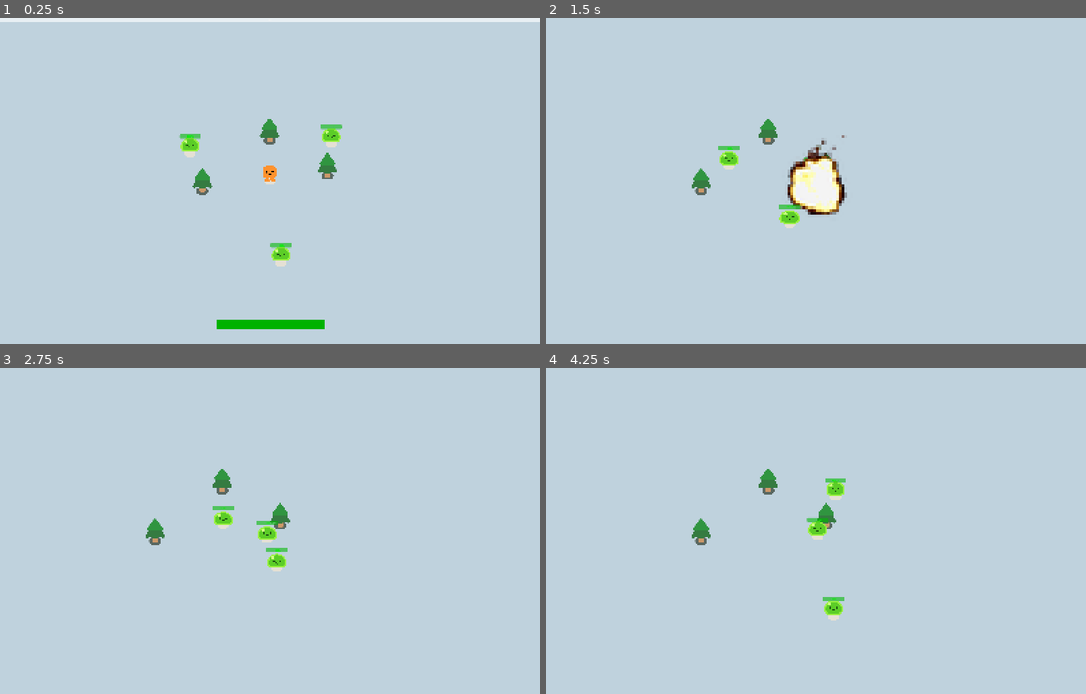
Above: before the commit, frames 1-4 (two rows, left to right).
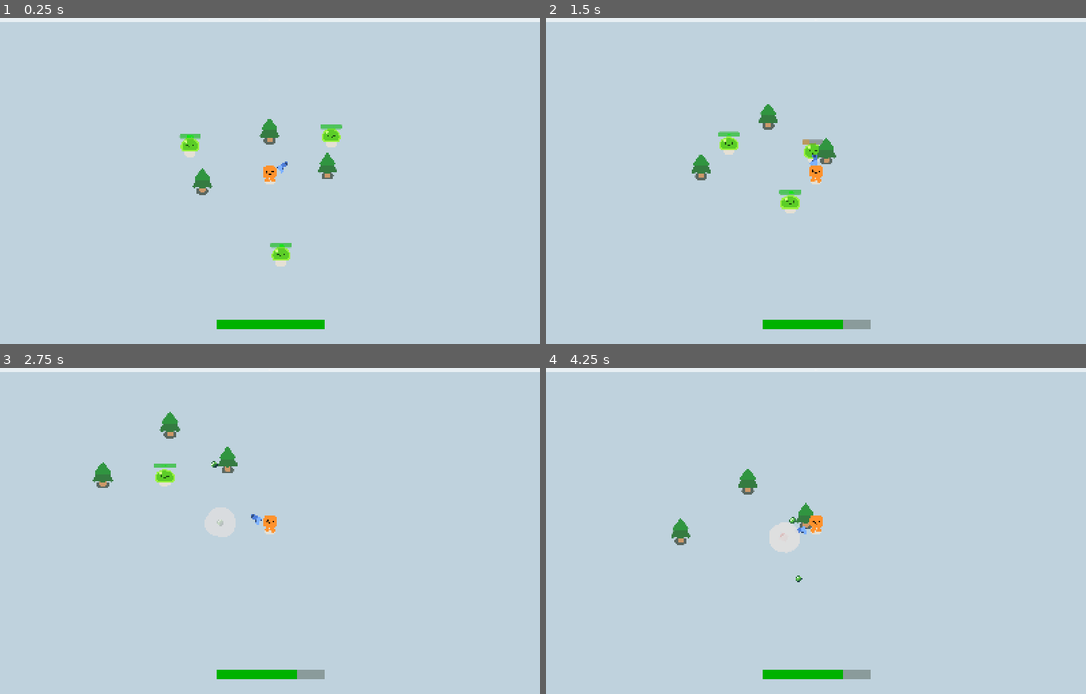
Above: after the commit, the same moments.

Repository: BromarBalkis/LampHireSurvivors
Game: Godot game, scene res://game.tscn
Same seed, same stepped clock (60 frames per second), same inputs: the game is played once before the commit and once after it.
Inputs:
- Up to frame 1 (0.25 s): no input
- Up to frame 2 (1.5 s): hold D (move_right) 0.53-1.28 s; hold S (move_down) from 1.28 s (still down)
- Up to frame 3 (2.75 s): release S (move_down) at 2.03 s; hold D (move_right) from 2.03 s (still down)
- Up to frame 4 (4.25 s): release D (move_right) at 2.78 s; hold W (move_up) 2.78-3.53 s; hold A (move_left) from 3.53 s (still down)

The runs differ from the first frame. In frame 1, less than 0.1% of the frame differs, in the area x 51-54%, y 44-48%; in frame 2, 5.0%, in the area x 0-100%, y 0-96%; in frame 3, 4.0%; in frame 4, 3.9%.

Commit message:
game over screen, player takes damage appropriately now

Diff:
--- a/game.tscn
+++ b/game.tscn
@@ -40,3 +40,5 @@
 
 [node name="SlimeMob3" parent="." instance=ExtResource("3_feb5d")]
 position = Vector2(1234, 295)
+
+[node name="MobContainer" type="Node" parent="." groups=["mob_container"]]
--- a/player.gd
+++ b/player.gd
@@ -71,3 +71,8 @@
 
 			death_explosion.global_position = global_position
 			queue_free()
+
+
+func _on_pickup_area_area_entered(area: Area2D) -> void:
+	if area.collision_layer == 16:
+		area.picking_up = true #for exp orbs exclusively
--- a/player.tscn
+++ b/player.tscn
@@ -1,9 +1,10 @@
-[gd_scene load_steps=9 format=3 uid="uid://c1sx7bic4uhdj"]
+[gd_scene load_steps=11 format=3 uid="uid://c1sx7bic4uhdj"]
 
 [ext_resource type="PackedScene" uid="uid://pbmyh1qru7p" path="res://characters/happy_boo/happy_boo.tscn" id="1_4flbx"]
 [ext_resource type="Script" uid="uid://brvlsv1ci5w12" path="res://player.gd" id="1_onrkg"]
 [ext_resource type="PackedScene" uid="uid://bxfs2i8tlep8q" path="res://scenes/player_ui.tscn" id="4_hqtel"]
 [ext_resource type="PackedScene" uid="uid://bxuqase5mx6iy" path="res://scenes/level_up_screen.tscn" id="5_sweqy"]
+[ext_resource type="PackedScene" uid="uid://du5i8r7jdycua" path="res://gun.tscn" id="6_1jxqw"]
 [ext_resource type="PackedScene" uid="uid://cquooy1bktwwt" path="res://scenes/slicer.tscn" id="6_2hs0m"]
 [ext_resource type="Script" uid="uid://djvk7x82tnead" path="res://scripts/player_hurtbox.gd" id="7_1jxqw"]
 
@@ -11,12 +12,20 @@
 radius = 42.0119
 
 [sub_resource type="CircleShape2D" id="CircleShape2D_dw050"]
-radius = 48.0
+radius = 45.0
+
+[sub_resource type="CircleShape2D" id="CircleShape2D_1jxqw"]
+radius = 112.0
 
 [node name="Player" type="CharacterBody2D" groups=["player"]]
 collision_mask = 2
 script = ExtResource("1_onrkg")
-player_hp = 25.0
+
+[node name="Gun" parent="." instance=ExtResource("6_1jxqw")]
+position = Vector2(0, -32)
+
+[node name="Slicer" parent="." instance=ExtResource("6_2hs0m")]
+visible = false
 
 [node name="HappyBoo" parent="." instance=ExtResource("1_4flbx")]
 
@@ -26,9 +35,6 @@
 
 [node name="Camera2D" type="Camera2D" parent="."]
 zoom = Vector2(0.5, 0.5)
-
-[node name="Slicer" parent="." instance=ExtResource("6_2hs0m")]
-visible = false
 
 [node name="PlayerUI" parent="." instance=ExtResource("4_hqtel")]
 anchors_preset = 0
@@ -57,17 +63,23 @@
 wait_time = 0.5
 one_shot = true
 
-[node name="Hurtbox" type="Area2D" parent="."]
-position = Vector2(0, 16)
-collision_layer = 0
+[node name="Hurtbox" type="ShapeCast2D" parent="."]
+modulate = Color(0.99549717, 0, 0.33348927, 1)
+position = Vector2(0, -24)
+shape = SubResource("CircleShape2D_dw050")
+target_position = Vector2(0, 0)
 collision_mask = 4
 script = ExtResource("7_1jxqw")
 
-[node name="CollisionShape2D" type="CollisionShape2D" parent="Hurtbox"]
-position = Vector2(0, -40)
-shape = SubResource("CircleShape2D_dw050")
-debug_color = Color(0.8457389, 0.3129501, 0.5519731, 0.41960785)
+[node name="PickupArea" type="Area2D" parent="."]
+collision_layer = 0
+collision_mask = 16
 
-[connection signal="body_entered" from="Hurtbox" to="Hurtbox" method="_on_body_entered"]
+[node name="CollisionShape2D" type="CollisionShape2D" parent="PickupArea"]
+position = Vector2(0, -32)
+shape = SubResource("CircleShape2D_1jxqw")
+debug_color = Color(0.6186884, 0.5354303, 0.0053933393, 0.41960785)
+
+[connection signal="area_entered" from="PickupArea" to="." method="_on_pickup_area_area_entered"]
 
 [editable path="PlayerUI"]
--- a/project.godot
+++ b/project.godot
@@ -103,6 +103,7 @@
 player=""
 gun=""
 firing_point="where the bullet come from"
+mob_container=""
 
 [input]
 
@@ -134,6 +135,7 @@
 3d_physics/layer_2="player"
 2d_physics/layer_3="enemy"
 2d_physics/layer_4="PlayerDamage"
+2d_physics/layer_5="exp_orb"
 
 [rendering]
 
--- a/scenes/entities/death_explosion.tscn
+++ b/scenes/entities/death_explosion.tscn
@@ -1,6 +1,8 @@
-[gd_scene load_steps=20 format=3 uid="uid://drpbydtmweqoy"]
+[gd_scene load_steps=27 format=3 uid="uid://drpbydtmweqoy"]
 
 [ext_resource type="Texture2D" uid="uid://cfsnwsr5coagr" path="res://ezgif.com-gif-to-sprite-converter.png" id="1_gb4jk"]
+[ext_resource type="Script" uid="uid://b2lsh6d1xne80" path="res://scripts/game_over_screen.gd" id="2_pv5ck"]
+[ext_resource type="PackedScene" uid="uid://b3u84076due2" path="res://game.tscn" id="3_qlhlw"]
 
 [sub_resource type="AtlasTexture" id="AtlasTexture_pv5ck"]
 atlas = ExtResource("1_gb4jk")
@@ -132,6 +134,48 @@
 "speed": 15.0
 }]
 
+[sub_resource type="LabelSettings" id="LabelSettings_pv5ck"]
+font_size = 236
+
+[sub_resource type="LabelSettings" id="LabelSettings_qlhlw"]
+font_size = 116
+
+[sub_resource type="Animation" id="Animation_qlhlw"]
+resource_name = "fade in"
+tracks/0/type = "value"
+tracks/0/imported = false
+tracks/0/enabled = true
+tracks/0/path = NodePath("CanvasLayer/ColorRect:modulate")
+tracks/0/interp = 1
+tracks/0/loop_wrap = true
+tracks/0/keys = {
+"times": PackedFloat32Array(0, 1),
+"transitions": PackedFloat32Array(1, 1),
+"update": 0,
+"values": [Color(0.44, 0.44, 0.44, 0), Color(1, 1, 1, 1)]
+}
+
+[sub_resource type="Animation" id="Animation_gfskg"]
+length = 0.001
+tracks/0/type = "value"
+tracks/0/imported = false
+tracks/0/enabled = true
+tracks/0/path = NodePath("CanvasLayer/ColorRect:modulate")
+tracks/0/interp = 1
+tracks/0/loop_wrap = true
+tracks/0/keys = {
+"times": PackedFloat32Array(0),
+"transitions": PackedFloat32Array(1),
+"update": 0,
+"values": [Color(1, 1, 1, 1)]
+}
+
+[sub_resource type="AnimationLibrary" id="AnimationLibrary_mavtf"]
+_data = {
+&"RESET": SubResource("Animation_gfskg"),
+&"fade in": SubResource("Animation_qlhlw")
+}
+
 [node name="death_explosion" type="Node2D"]
 
 [node name="AnimatedSprite2D" type="AnimatedSprite2D" parent="."]
@@ -140,3 +184,49 @@
 autoplay = "default"
 frame = 17
 frame_progress = 1.0
+
+[node name="CanvasLayer" type="CanvasLayer" parent="."]
+script = ExtResource("2_pv5ck")
+game_instance = ExtResource("3_qlhlw")
+
+[node name="ColorRect" type="ColorRect" parent="CanvasLayer"]
+self_modulate = Color(0.5251013, 0.5251013, 0.5251013, 1)
+offset_right = 1736.0
+offset_bottom = 1040.0
+color = Color(0.36659494, 0.36659452, 0.36659458, 0.61960787)
+
+[node name="Label" type="Label" parent="CanvasLayer/ColorRect"]
+layout_mode = 0
+offset_left = 328.0
+offset_top = 40.0
+offset_right = 1368.0
+offset_bottom = 363.0
+text = "YOU DED"
+label_settings = SubResource("LabelSettings_pv5ck")
+
+[node name="Label2" type="Label" parent="CanvasLayer/ColorRect"]
+layout_mode = 0
+offset_left = 240.0
+offset_top = 784.0
+offset_right = 1520.0
+offset_bottom = 1107.0
+text = "maybe him skill issue?"
+label_settings = SubResource("LabelSettings_qlhlw")
+
+[node name="Button" type="Button" parent="CanvasLayer/ColorRect"]
+layout_mode = 0
+offset_left = 400.0
+offset_top = 472.0
+offset_right = 1256.0
+offset_bottom = 648.0
+theme_override_font_sizes/font_size = 41
+text = "we go agane"
+autowrap_mode = 2
+
+[node name="AnimationPlayer" type="AnimationPlayer" parent="."]
+libraries = {
+&"": SubResource("AnimationLibrary_mavtf")
+}
+autoplay = "fade in"
+
+[connection signal="pressed" from="CanvasLayer/ColorRect/Button" to="CanvasLayer" method="_on_button_pressed"]
--- a/scenes/entities/xp_orb.tscn
+++ b/scenes/entities/xp_orb.tscn
@@ -6,10 +6,8 @@
 [sub_resource type="CircleShape2D" id="CircleShape2D_uomnj"]
 radius = 8.0
 
-[sub_resource type="CircleShape2D" id="CircleShape2D_3xso5"]
-radius = 118.44408
-
 [node name="XpOrb" type="Area2D"]
+collision_layer = 16
 script = ExtResource("1_uomnj")
 
 [node name="Sprite2D" type="Sprite2D" parent="."]
@@ -20,11 +18,4 @@
 scale = Vector2(3, 3)
 shape = SubResource("CircleShape2D_uomnj")
 
-[node name="SuccArea" type="Area2D" parent="."]
-collision_layer = 0
-
-[node name="CollisionShape2D" type="CollisionShape2D" parent="SuccArea"]
-shape = SubResource("CircleShape2D_3xso5")
-
 [connection signal="body_entered" from="." to="." method="_on_body_entered"]
-[connection signal="body_entered" from="SuccArea" to="." method="_on_succ_area_body_entered"]
--- /dev/null
+++ b/scripts/game_over_screen.gd
@@ -0,0 +1,15 @@
+extends CanvasLayer
+
+
+@export var game_instance: PackedScene
+# Called every frame. 'delta' is the elapsed time since the previous frame.
+#var tween = get_tree().create_tween()
+
+#func _process(delta: float) -> void:
+	##tween.tween_property($ColorRect, "modulate:a", 255, 10)
+	#$ColorRect.self_modulate.a = move_toward(0.5, 1, delta*40)
+	#print($ColorRect.self_modulate.a)
+
+
+func _on_button_pressed() -> void:
+	get_tree().reload_current_scene()
--- a/scripts/mob_spawner.gd
+++ b/scripts/mob_spawner.gd
@@ -13,7 +13,7 @@
 	var fresh_mob = preload("res://slime.tscn").instantiate()
 	$PathFollow2D.progress_ratio = randf()
 	fresh_mob.global_position = $PathFollow2D.global_position
-	get_tree().get_root().add_child.call_deferred(fresh_mob) #so the spawn path can follow the player without moving the fresh slimes with the player
+	get_tree().get_first_node_in_group("mob_container").add_child.call_deferred(fresh_mob) #so the spawn path can follow the player without moving the fresh slimes with the player
 
 
 func _on_spawn_timer_timeout() -> void:
--- a/scripts/player_hurtbox.gd
+++ b/scripts/player_hurtbox.gd
@@ -1,8 +1,13 @@
-extends Area2D
+extends ShapeCast2D
 
 
 @onready var player = get_parent()
 
-func _on_body_entered(body: Node2D) -> void:
-	if body.collision_layer == 4:
-		player.take_damage(body.damage_to_player)
+
+func _physics_process(_delta: float) -> void:
+	damage_taking_business()
+
+
+func damage_taking_business() -> void:
+	if is_colliding() && get_collider(0) != null: #as long as it can only collide with mobs this should be fine
+		player.take_damage(get_collider(0).damage_to_player) #0 = closest to player
--- a/scripts/xp_orb.gd
+++ b/scripts/xp_orb.gd
@@ -2,8 +2,9 @@
 
 @export var exp_value: int = 5
 
+var picking_up: bool = false
 var target
-var pickup: bool = false
+@onready var player = get_tree().get_first_node_in_group("player")
 
 # Called when the node enters the scene tree for the first time.
 func _ready() -> void:
@@ -14,21 +15,14 @@
 	elif exp_value == 60:
 		$Sprite2D.texture = preload("res://assets/entities/xp_orb_3.png")
 
-func _physics_process(_delta: float) -> void:
-	succ()
-
 func _on_body_entered(body: Node2D) -> void:
 	if body.collision_layer == 1:
 		SignalBus.exp_collected.emit(exp_value)
-
 		queue_free()
 
+func _physics_process(delta: float) -> void:
+	if picking_up:
+		in_pickup_range(delta)
 
-func _on_succ_area_body_entered(body: Node2D) -> void:
-	if body.collision_layer == 1:
-		target = body.global_position
-		pickup = true
-
-func succ() -> void:
-	if pickup:
-		position = position.move_toward(target, 100) #looks like move_toward has delta by default
+func in_pickup_range(delta) -> void:
+	global_position = global_position.move_toward(player.global_position, delta*1250)
Not shown: 1 places in scenes/entities/xp_orb.tscn that only renumber resources
Not shown, added: scripts/game_over_screen.gd.uid
